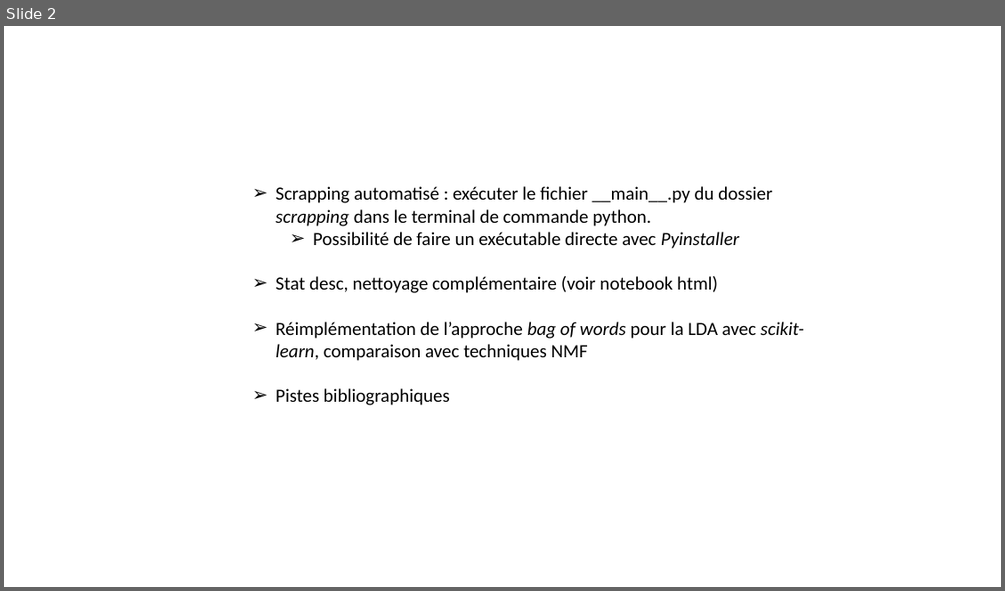
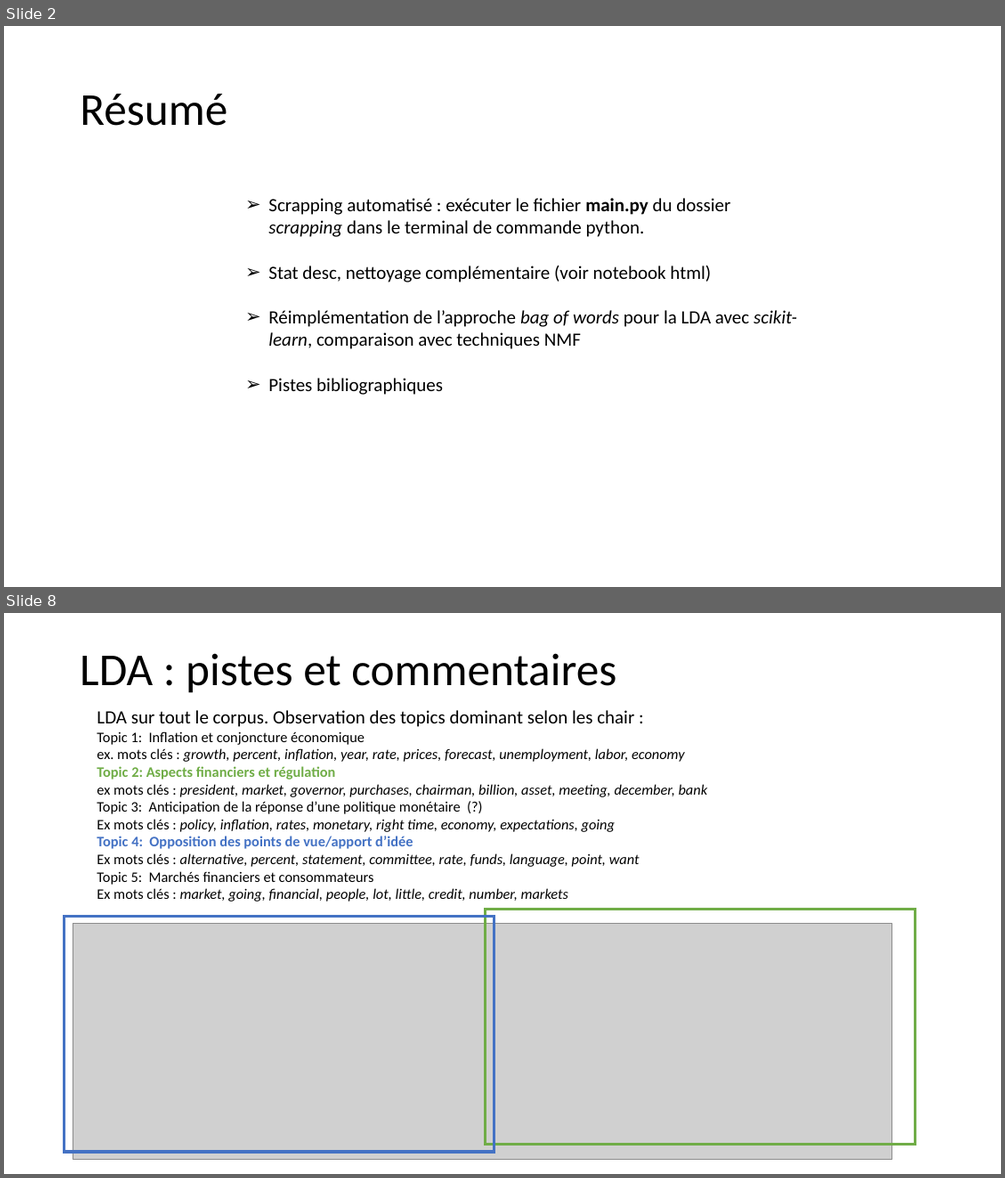
Before and after one commit to erialc-cal/NLP-FOMC, a slide deck: Pour_reu/reu1.pptx. Shown one above the other, each under a label of ours: slide 2 before the commit, slides 2 and 8 after it; the slides between them are not shown. The pictures are 1005x591 and 1005x1178 pixels, drawn with LibreOffice and Linux fonts; fonts in the diff are those of the drawing; grey boxes stand for pictures. Boxes give left, top, right and bottom in pixels: in the first picture for what was removed or moved away, otherwise in the second. Text is boxed around its words. In the diff, an @@ line names an element or a change of style, - is before the commit and + after.

```diff
--- a/Pour_reu/reu1.pptx
+++ b/Pour_reu/reu1.pptx
@@ slide 8 added at (4,613,1001,1174), background #FFFFFF @@
@@ text added at (80,653,616,693), 44 pt, text #000000 @@
+LDA : pistes et commentaires
@@ text added at (97,710,708,901), 14 pt, text #000000, italic @@
+LDA sur tout le corpus. Observation des topics dominant selon les chair :
+Topic 1: Inflation et conjoncture économique
+ex. mots clés : growth, percent, inflation, year, rate, prices, forecast, unemployment, labor, economy
+Topic 2: Aspects financiers et régulation
+ex mots clés : president, market, governor, purchases, chairman, billion, asset, meeting, december, bank
+Topic 3: Anticipation de la réponse d’une politique monétaire (?)
+Ex mots clés : policy, inflation, rates, monetary, right time, economy, expectations, going
+Topic 4: Opposition des points de vue/apport d’idée
+Ex mots clés : alternative, percent, statement, committee, rate, funds, language, point, want
+Topic 5: Marchés financiers et consommateurs
+Ex mots clés : market, going, financial, people, lot, little, credit, number, markets
@@ rectangle added at (64,916,494,1151), outline #4472C4 3 pt @@
@@ picture added at (73,924,891,1159) @@
@@ rectangle added at (485,909,915,1144), outline #70AD47 3 pt @@
@@ slide 2 changed as well @@
@@ title added at (80,94,227,126), 44 pt, text #000000 @@
+Résumé
@@ text "Scrapping automatisé : exécuter le ...": place and size @@
-text "Scrapping automatisé : exécuter le ..." at (275,186,804,405)
+text "Scrapping automatisé : exécuter le ..." at (268,198,797,394)
@@ text at (268,198,730,237): text changed @@
-➢ Scrapping automatisé : exécuter le fichier __main__.py du dossier scrapping dans le terminal de commande python.
-  ➢ Possibilité de faire un exécutable directe avec Pyinstaller
+➢ Scrapping automatisé : exécuter le fichier main.py du dossier scrapping dans le terminal de commande python.
```
Also in this commit, not shown: 5 other slides changed, 7 other slides added, 3 slides removed, 46 other files.
